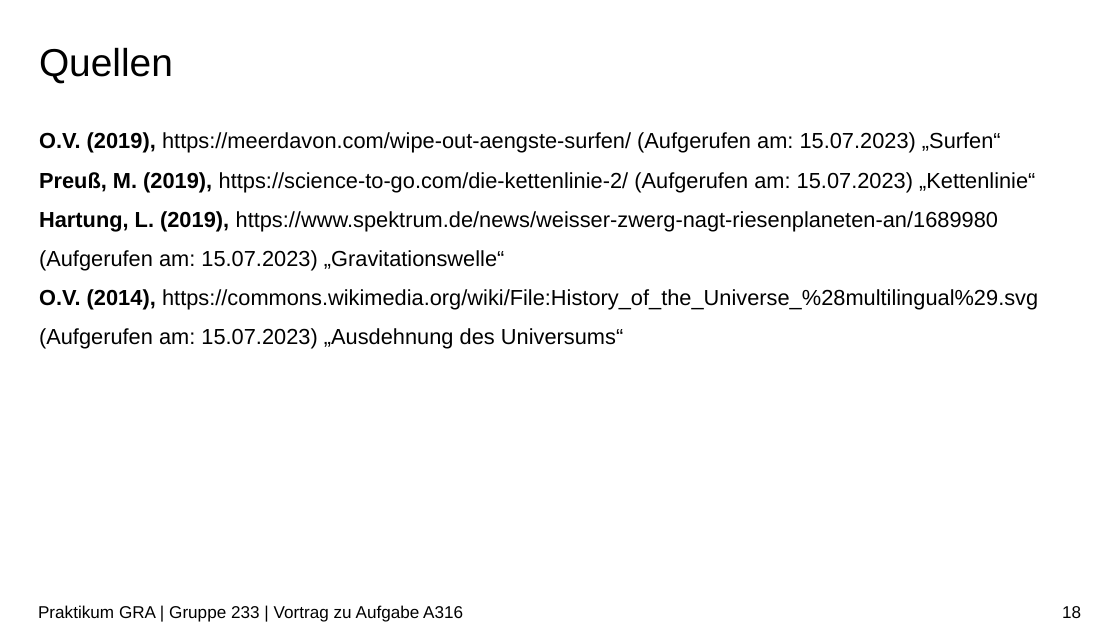
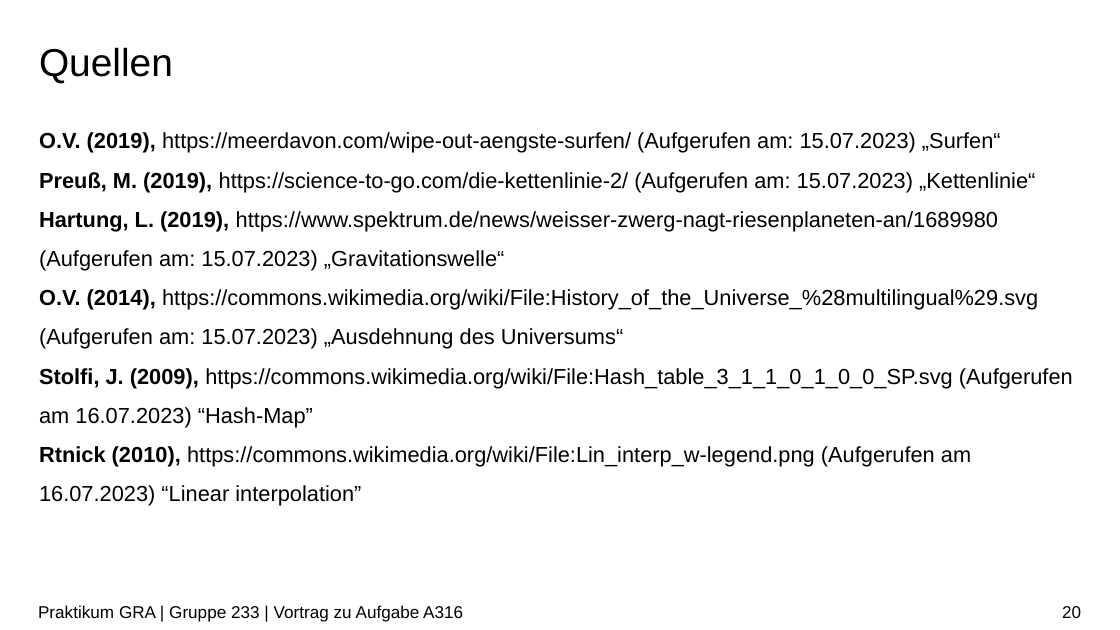
Before and after one commit to ludwiggr/ArSinH, a slide deck: slide 20 of Vortrag/Vortrag.pptx (slide 18 before the commit). Drawn at 1120x630 pixels with LibreOffice and Linux fonts; fonts in the diff are those of the drawing; background and template pictures are left out. Boxes give left, top, right and bottom in pixels: in the first picture for what was removed or moved away, otherwise in the second. Text is boxed around its words. In the diff, an @@ line names an element or a change of style, - is before the commit and + after.

```diff
--- a/Vortrag/Vortrag.pptx
+++ b/Vortrag/Vortrag.pptx
@@ text at [39,368,1073,506]: paragraphs added @@
+Stolfi, J. (2009), https://commons.wikimedia.org/wiki/File:Hash_table_3_1_1_0_1_0_0_SP.svg (Aufgerufen am 16.07.2023) “Hash-Map”
+Rtnick (2010), https://commons.wikimedia.org/wiki/File:Lin_interp_w-legend.png (Aufgerufen am 16.07.2023) “Linear interpolation”
@@ page number at [1062,606,1081,618]: text changed @@
-18
+20
```
Also in this commit, not shown: 16 other slides changed, 4 slides added, 7 slides removed, 1 other file.
